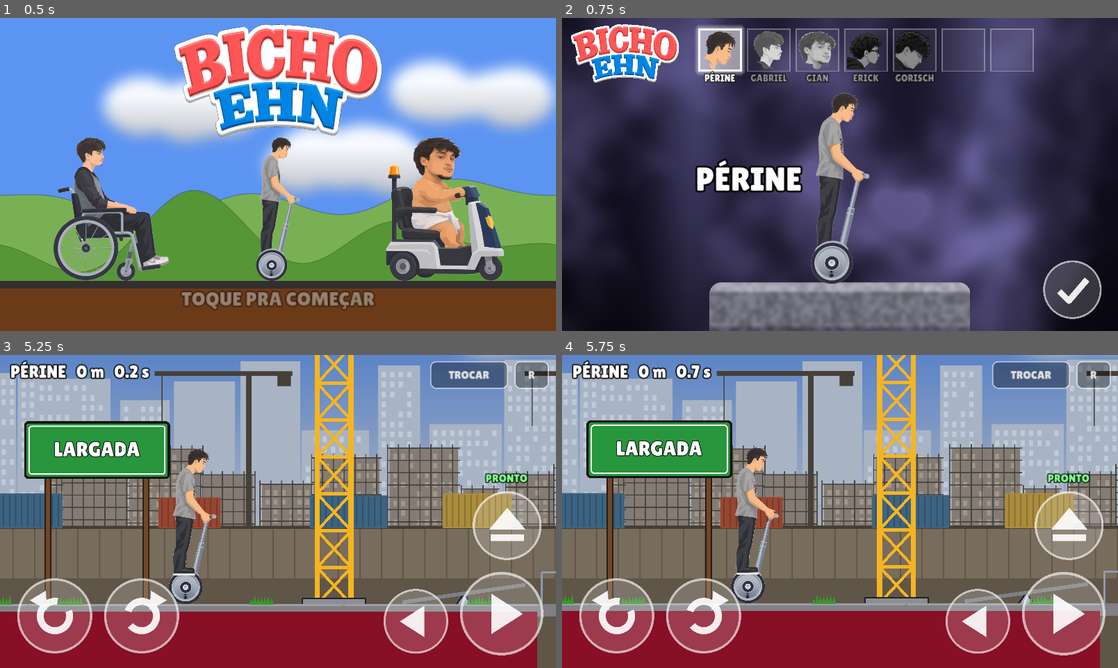
Above: before the commit, frames 1-4 (two rows, left to right).
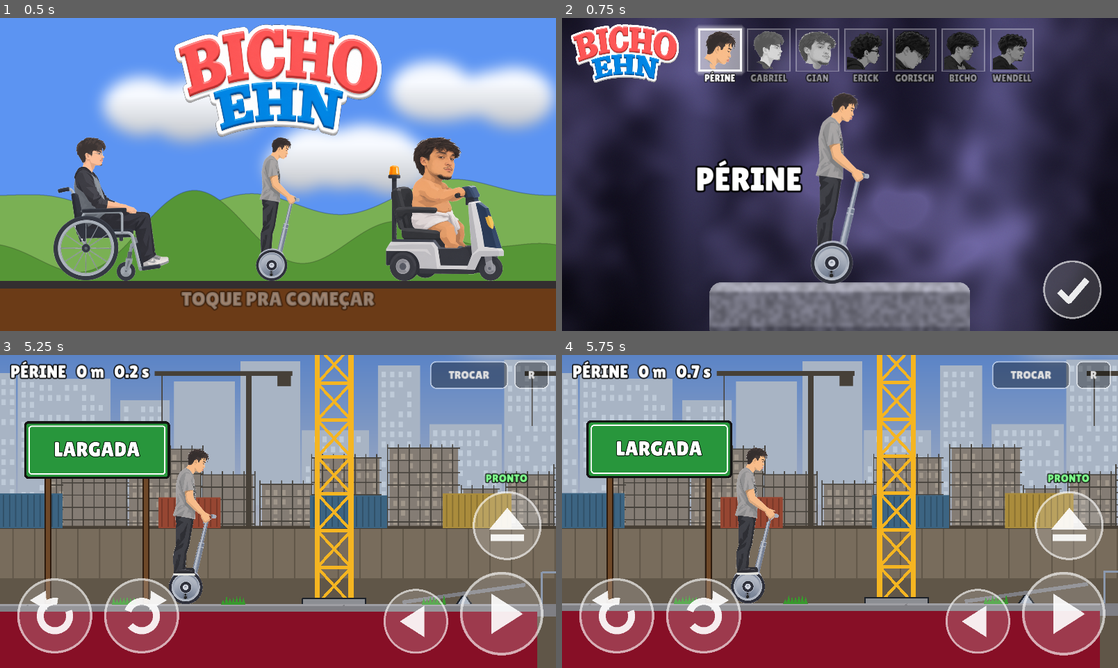
Above: after the commit, the same moments.

Repository: site-oficial-br-y/variant.agencia
Game: Godot game, scene res://levels/Abertura.tscn
Same seed, same stepped clock (60 frames per second), same inputs: the game is played once before the commit and once after it.
Inputs (mouse positions are in pixels of both pictures, inside the frame that each line leads up to):
- Up to frame 1 (0.5 s): no input
- Up to frame 2 (0.75 s): tap Enter at 0.5 s; move the mouse to (962, 158) at 0.52 s; hold D from 0.53 s (still down); tap C (bomba) at 0.6 s; click (962, 158) at 0.67 s
- Up to frame 3 (5.25 s): tap Space (eject) at 0.8 s; release D at 1.25 s; click (511, 627) at 1.25 s; click "FASE 1" at 2 s; click "R" at 2.75 s; click "TROCAR" at 3.5 s; click (511, 627) at 4.25 s; click "FASE 2" at 5 s
- Up to frame 4 (5.75 s): no input

Frame 1 is identical in both runs. In frame 2, 1.3% of the frame differs, in the area x 68-85%, y 4-21%; in frame 3, 0.4%; in frame 4, 0.4%.

Commit message:
Bicho Ehn: Bicho (carrinho) e Wendell (bike), baloes e estrela, fases mais enxutas
- Bicho: foto inteira enquanto montado, carrinho sozinho quando cai; frutas soltas
  no cesto; especial: 3 baloes, plana 10 s e estouram (som provisorio)
- Wendell: idem com a bike; especial: estrela, 10 s imortal piscando colorido
- Trampolim joga num patamar comprido (Erick morria no muro)
- Drone mais lento, pavio menor, explosao menor
- Fases: um voo + subida gigante a menos por volta, pouso menor, retas vazias menores

Co-Authored-By: Claude Opus 5.5 <noreply@anthropic.com>
Claude-Session: https://claude.ai/code/session_014hX2KsBke7Sq6MsZDXhCCQ

Diff:
--- a/jogo-godot/actors/Player.gd
+++ b/jogo-godot/actors/Player.gd
@@ -44,6 +44,10 @@
 var v_roda_ant := Vector2.ZERO
 var montado := true
 var massa_total := 1.0
+var foto: Sprite2D
+var imortal_t := 0.0
+var _baloes_t := 0.0
+var _baloes: Node2D
 var membros: Dictionary = {}            # corpo -> Node2D articulado (montado: animado por molas)
 var _mola: Dictionary = {}              # corpo -> [ângulo, velocidade]
 var _v_chassi_ant := Vector2.ZERO
@@ -225,6 +229,17 @@
 	sensor.collision_layer = 0
 	sensor.collision_mask = 0b10001           # mundo + perigo pesado (bola de demolição)
 	_montar_membros()
+	if D.has("montado_img"):                 # usa a foto inteira enquanto está montado
+		foto = Sprite2D.new()
+		foto.texture = load("res://assets/%s/%s.png" % [personagem, D["montado_img"]])
+		foto.position = Vector2(D["src_w"], D["src_h"]) / 2.0 - origem
+		foto.z_index = 5
+		chassi.add_child(foto)
+		boneco.visible = false
+		for k in _pecas_do("chassi"):
+			for c in chassi.get_children():
+				if c is Sprite2D and c != foto:
+					c.visible = false
 	for corpo in D["piloto"]:
 		var cs := _forma_cs(corpo, origem)
 		cs.set_meta("corpo", corpo)
@@ -234,6 +249,8 @@
 	chassi.add_child(sensor)
 	sensor_piloto = sensor
 	sensor.body_shape_entered.connect(_on_corpo_bateu)
+	if D["chassi"].get("cesto", false):
+		_encher_cesto.call_deferred()
 	montado = true
 
 ## piloto montado em articulações: tronco gira no quadril, os outros nas juntas do
@@ -408,6 +425,33 @@
 			if apertou and recarga <= 0.0:
 				_usar(2.5)
 				_lancar_bomba()
+		"baloes":                          # Bicho: 3 balões nas costas, plana 10 s e estouram
+			if apertou and recarga <= 0.0 and _baloes_t <= 0.0:
+				_usar(20.0)
+				_baloes_t = 10.0
+				_criar_baloes()
+				Audio.tocar("baloes", 1.0, 0.0)
+			if _baloes_t > 0.0:
+				_baloes_t -= delta
+				for rb in [chassi] + rodas:
+					var c := rb as RigidBody2D
+					c.apply_central_force(Vector2(0, -980.0 * 0.92) * c.mass)
+					if c.linear_velocity.y > 220.0:
+						c.linear_velocity.y = lerpf(c.linear_velocity.y, 220.0, 0.15)
+				chassi.apply_torque(inercia_chassi * (-chassi.rotation * 20.0 - chassi.angular_velocity * 6.0))
+				if _baloes_t <= 0.0:
+					_estourar_baloes()
+		"estrela":                         # Wendell: 10 s imortal piscando colorido
+			if apertou and recarga <= 0.0 and imortal_t <= 0.0:
+				_usar(25.0)
+				imortal_t = 10.0
+				Audio.tocar("checkpoint", 1.0)
+			if imortal_t > 0.0:
+				imortal_t -= delta
+				var cor := Color.from_hsv(fmod(Time.get_ticks_msec() / 400.0, 1.0), 0.6, 1.0)
+				chassi.modulate = cor if imortal_t > 0.0 else Color.WHITE
+				for r in rodas:
+					(r as Node2D).modulate = chassi.modulate
 		"pulo_duplo":                       # Erick: pula no chão e pula de novo no ar
 			var no_chao := _no_chao()
 			if no_chao and _espera_chao <= 0.0:
@@ -438,6 +482,98 @@
 			recarga_bomba = 2.5
 			_lancar_bomba()
 
+## Bicho: compras soltas no carrinho (maçãs, bananas, laranja): caem quando ele anda torto
+func _encher_cesto() -> void:
+	var itens := [["maca", 55.0, Color(0.85, 0.1, 0.12)], ["maca", 55.0, Color(0.3, 0.75, 0.2)],
+		["banana", 0.0, Color(0.98, 0.85, 0.2)], ["laranja", 60.0, Color(1.0, 0.55, 0.1)],
+		["maca", 50.0, Color(0.85, 0.1, 0.12)], ["banana", 0.0, Color(0.98, 0.85, 0.2)]]
+	for i in itens.size():
+		var it: Array = itens[i]
+		var f := RigidBody2D.new()
+		f.mass = 0.15
+		f.collision_layer = 0b1000
+		f.collision_mask = 0b1011
+		var mat := PhysicsMaterial.new()
+		mat.bounce = 0.3
+		mat.friction = 0.7
+		f.physics_material_override = mat
+		var cs := CollisionShape2D.new()
+		var vis := Polygon2D.new()
+		var pts := PackedVector2Array()
+		if it[0] == "banana":
+			var cap := CapsuleShape2D.new()
+			cap.radius = 26.0
+			cap.height = 150.0
+			cs.shape = cap
+			cs.rotation = PI / 2.0
+			for k in 13:
+				var a := lerpf(-1.1, 1.1, k / 12.0)
+				pts.append(Vector2(sin(a) * 80.0, -cos(a) * 30.0 + 20.0))
+			for k in 13:
+				var a := lerpf(1.1, -1.1, k / 12.0)
+				pts.append(Vector2(sin(a) * 70.0, -cos(a) * 10.0 + 20.0))
+		else:
+			var c := CircleShape2D.new()
+			c.radius = it[1]
+			cs.shape = c
+			for k in 18:
+				pts.append(Vector2(it[1], 0).rotated(TAU * k / 18.0))
+		vis.polygon = pts
+		vis.color = it[2]
+		f.add_child(cs)
+		f.add_child(vis)
+		var borda := Line2D.new()
+		borda.points = pts + PackedVector2Array([pts[0]])
+		borda.width = 6.0
+		borda.default_color = (it[2] as Color).darkened(0.5)
+		f.add_child(borda)
+		if it[0] != "banana":
+			var cab := Line2D.new()
+			cab.points = PackedVector2Array([Vector2(0, -it[1]), Vector2(8, -it[1] - 22)])
+			cab.width = 7.0
+			cab.default_color = Color(0.35, 0.22, 0.1)
+			f.add_child(cab)
+		f.z_index = 4
+		get_parent().add_child(f)
+		f.global_position = arte_para_mundo(Vector2(520 + i * 95, 760 - (i % 2) * 60))
+
+func _criar_baloes() -> void:
+	_baloes = Node2D.new()
+	_baloes.z_index = -1
+	chassi.add_child(_baloes)
+	var topo := Vector2(-150, -650)
+	var cores := [Color(0.95, 0.2, 0.25), Color(0.25, 0.6, 1.0), Color(1.0, 0.85, 0.2)]
+	for i in 3:
+		var centro := topo + Vector2(-180 + i * 180, -700 - (i % 2) * 140)
+		var fio := Line2D.new()
+		fio.points = PackedVector2Array([topo, centro + Vector2(0, 150)])
+		fio.width = 6.0
+		fio.default_color = Color(0.9, 0.9, 0.9)
+		_baloes.add_child(fio)
+		var b := Polygon2D.new()
+		var pts := PackedVector2Array()
+		for k in 24:
+			var v := Vector2(115, 0).rotated(TAU * k / 24.0)
+			pts.append(centro + Vector2(v.x, v.y * 1.25))
+		b.polygon = pts
+		b.color = cores[i]
+		_baloes.add_child(b)
+		var brilho := Polygon2D.new()
+		var bp := PackedVector2Array()
+		for k in 12:
+			bp.append(centro + Vector2(-40, -55) + Vector2(22, 0).rotated(TAU * k / 12.0) * Vector2(1, 1.6))
+		brilho.polygon = bp
+		brilho.color = Color(1, 1, 1, 0.55)
+		_baloes.add_child(brilho)
+
+func _estourar_baloes() -> void:
+	_baloes_t = 0.0
+	if not is_instance_valid(_baloes):
+		return
+	Audio.tocar("impacto_leve", 1.0)
+	_baloes.queue_free()
+	_baloes = null
+
 func _usar(tempo: float) -> void:
 	recarga = tempo
 	recarga_total = tempo
@@ -450,6 +586,10 @@
 		return 1.0
 	if habilidade == "pulo_duplo":
 		return 1.0 if pulos > 0 else 0.0
+	if habilidade == "baloes" and _baloes_t > 0.0:
+		return 1.0
+	if habilidade == "estrela" and imortal_t > 0.0:
+		return 1.0
 	return 1.0 - recarga / maxf(recarga_total, 0.001)
 
 func _lancar_bomba() -> void:
@@ -578,7 +718,7 @@
 	return c / (3.0 * area)
 
 func _on_corpo_bateu(_rid: RID, body: Node, _forma_outro: int, forma: int) -> void:
-	if not montado:
+	if not montado or imortal_t > 0.0:
 		return
 	var corpo := "tronco"
 	var dono := sensor_piloto.shape_find_owner(forma)
@@ -672,7 +812,7 @@
 ## explosão por perto: montado, machuca os membros (ou derruba se for colado);
 ## caído, arranca ou estoura as partes mais próximas
 func explosao(pos: Vector2, raio: float) -> void:
-	if not is_instance_valid(chassi):
+	if not is_instance_valid(chassi) or (montado and imortal_t > 0.0):
 		return
 	if montado:                    # o empurrão é físico (Pecas._empurrar); aqui só machuca os membros
 		for c in MEMBROS:
@@ -743,6 +883,8 @@
 		Audio.tocar("impacto_leve" if dv < 2000.0 else "impacto_forte", dv / 3000.0)
 		bateu_chao.emit(roda_motriz.global_position + Vector2(0, (roda_motriz.get_child(0).shape as CircleShape2D).radius), dv / 2000.0)
 	var tomba := deg_to_rad(65.0 if mono else (78.0 if equilibra else 115.0))
+	if imortal_t > 0.0:
+		return
 	if dv > limiar_queda_montado or absf(chassi.rotation) > tomba \
 			or chassi.global_position.y > (fundo_y if fundo_y < INF else chao_y + 900.0):
 		soltar_ragdoll(_vel(), false)
@@ -764,6 +906,14 @@
 	if not montado:
 		return
 	montado = false
+	if is_instance_valid(_baloes):
+		_estourar_baloes()
+	if is_instance_valid(foto):              # caiu: some a foto, aparece o veículo sozinho e o boneco
+		foto.queue_free()
+		boneco.visible = true
+		for c in chassi.get_children():
+			if c is Sprite2D:
+				c.visible = true
 	for c in membros:                              # volta à pose da arte antes de virar ragdoll
 		(membros[c] as Node2D).rotation = 0.0
 	Audio.motor(false)
--- /dev/null
+++ b/jogo-godot/assets/bicho/parts.json
@@ -0,0 +1,263 @@
+{
+ "nome": "bicho",
+ "src_w": 1312,
+ "src_h": 1199,
+ "ordem": [
+  "roda1",
+  "roda0",
+  "tronco",
+  "coxa",
+  "canela",
+  "veiculo",
+  "braco",
+  "cabeca"
+ ],
+ "pecas": {
+  "cabeca": {
+   "x": 423,
+   "y": 35,
+   "w": 289,
+   "h": 366
+  },
+  "braco": {
+   "x": 650,
+   "y": 360,
+   "w": 361,
+   "h": 201
+  },
+  "canela": {
+   "x": 790,
+   "y": 400,
+   "w": 388,
+   "h": 416
+  },
+  "coxa": {
+   "x": 470,
+   "y": 400,
+   "w": 401,
+   "h": 401
+  },
+  "tronco": {
+   "x": 330,
+   "y": 230,
+   "w": 384,
+   "h": 561
+  },
+  "roda0": {
+   "x": 133,
+   "y": 1030,
+   "w": 122,
+   "h": 125
+  },
+  "roda1": {
+   "x": 1003,
+   "y": 1048,
+   "w": 125,
+   "h": 124
+  },
+  "veiculo": {
+   "x": 78,
+   "y": 331,
+   "w": 1126,
+   "h": 849
+  }
+ },
+ "corpo_de": {
+  "veiculo": "chassi",
+  "cabeca": "cabeca",
+  "tronco": "tronco",
+  "braco": "braco",
+  "coxa": "coxa",
+  "canela": "canela",
+  "roda0": "roda0",
+  "roda1": "roda1"
+ },
+ "piloto": [
+  "tronco",
+  "cabeca",
+  "braco",
+  "coxa",
+  "canela"
+ ],
+ "rodas": [
+  {
+   "corpo": "roda0",
+   "c": [
+    192.0,
+    1092.0
+   ],
+   "r": 62,
+   "massa": 1.0,
+   "motriz": true
+  },
+  {
+   "corpo": "roda1",
+   "c": [
+    1065.0,
+    1110.0
+   ],
+   "r": 62,
+   "massa": 1.0,
+   "motriz": false
+  }
+ ],
+ "chassi": {
+  "massa": 7.0,
+  "auto_equilibrio": false,
+  "vmax": 800.0,
+  "forca": 0.0,
+  "cesto": true,
+  "poly": [
+   [
+    150,
+    840
+   ],
+   [
+    1160,
+    820
+   ],
+   [
+    1140,
+    1010
+   ],
+   [
+    230,
+    1010
+   ]
+  ],
+  "paredes": [
+   [
+    [
+     165,
+     420
+    ],
+    [
+     180,
+     845
+    ]
+   ],
+   [
+    [
+     1165,
+     470
+    ],
+    [
+     1150,
+     830
+    ]
+   ]
+  ]
+ },
+ "corpos": {
+  "cabeca": {
+   "massa": 0.9,
+   "forma": [
+    "circ",
+    [
+     580,
+     190
+    ],
+    135
+   ]
+  },
+  "tronco": {
+   "massa": 2.2,
+   "forma": [
+    "caps",
+    [
+     430,
+     360
+    ],
+    [
+     440,
+     720
+    ],
+    120
+   ]
+  },
+  "braco": {
+   "massa": 0.5,
+   "forma": [
+    "caps",
+    [
+     700,
+     390
+    ],
+    [
+     960,
+     470
+    ],
+    45
+   ]
+  },
+  "coxa": {
+   "massa": 1.1,
+   "forma": [
+    "caps",
+    [
+     560,
+     720
+    ],
+    [
+     820,
+     470
+    ],
+    80
+   ]
+  },
+  "canela": {
+   "massa": 1.0,
+   "forma": [
+    "caps",
+    [
+     850,
+     480
+    ],
+    [
+     1040,
+     760
+    ],
+    70
+   ]
+  }
+ },
+ "juntas": [
+  {
+   "a": "tronco",
+   "b": "cabeca",
+   "p": [
+    560,
+    340
+   ],
+   "lim": 40
+  },
+  {
+   "a": "tronco",
+   "b": "braco",
+   "p": [
+    690,
+    380
+   ],
+   "lim": 80
+  },
+  {
+   "a": "tronco",
+   "b": "coxa",
+   "p": [
+    520,
+    730
+   ],
+   "lim": 70
+  },
+  {
+   "a": "coxa",
+   "b": "canela",
+   "p": [
+    830,
+    440
+   ],
+   "lim": 75
+  }
+ ],
+ "montado_img": "montado"
+}
--- /dev/null
+++ b/jogo-godot/assets/wendell/parts.json
@@ -0,0 +1,268 @@
+{
+ "nome": "wendell",
+ "src_w": 1312,
+ "src_h": 1199,
+ "ordem": [
+  "roda1",
+  "roda0",
+  "pe2",
+  "veiculo",
+  "tronco",
+  "coxa",
+  "canela",
+  "braco",
+  "cabeca"
+ ],
+ "pecas": {
+  "cabeca": {
+   "x": 503,
+   "y": 39,
+   "w": 201,
+   "h": 200
+  },
+  "braco": {
+   "x": 560,
+   "y": 300,
+   "w": 339,
+   "h": 178
+  },
+  "canela": {
+   "x": 520,
+   "y": 601,
+   "w": 206,
+   "h": 300
+  },
+  "pe2": {
+   "x": 545,
+   "y": 962,
+   "w": 106,
+   "h": 75
+  },
+  "coxa": {
+   "x": 350,
+   "y": 462,
+   "w": 377,
+   "h": 189
+  },
+  "tronco": {
+   "x": 336,
+   "y": 190,
+   "w": 360,
+   "h": 363
+  },
+  "roda0": {
+   "x": 87,
+   "y": 762,
+   "w": 361,
+   "h": 361
+  },
+  "roda1": {
+   "x": 853,
+   "y": 753,
+   "w": 361,
+   "h": 361
+  },
+  "veiculo": {
+   "x": 52,
+   "y": 409,
+   "w": 1188,
+   "h": 725
+  }
+ },
+ "corpo_de": {
+  "veiculo": "chassi",
+  "cabeca": "cabeca",
+  "tronco": "tronco",
+  "braco": "braco",
+  "coxa": "coxa",
+  "canela": "canela",
+  "pe2": "canela",
+  "roda0": "roda0",
+  "roda1": "roda1"
+ },
+ "piloto": [
+  "tronco",
+  "cabeca",
+  "braco",
+  "coxa",
+  "canela"
+ ],
+ "rodas": [
+  {
+   "corpo": "roda0",
+   "c": [
+    267.0,
+    942.0
+   ],
+   "r": 180,
+   "massa": 2.0,
+   "motriz": true
+  },
+  {
+   "corpo": "roda1",
+   "c": [
+    1033.0,
+    933.0
+   ],
+   "r": 180,
+   "massa": 1.6,
+   "motriz": false
+  }
+ ],
+ "chassi": {
+  "massa": 8.0,
+  "auto_equilibrio": false,
+  "vmax": 860.0,
+  "forca": 0.0,
+  "poly": [
+   [
+    150,
+    690
+   ],
+   [
+    440,
+    690
+   ],
+   [
+    700,
+    640
+   ],
+   [
+    880,
+    430
+   ],
+   [
+    960,
+    450
+   ],
+   [
+    1000,
+    700
+   ],
+   [
+    1020,
+    930
+   ],
+   [
+    700,
+    960
+   ],
+   [
+    267,
+    942
+   ]
+  ]
+ },
+ "corpos": {
+  "cabeca": {
+   "massa": 0.9,
+   "forma": [
+    "circ",
+    [
+     600,
+     140
+    ],
+    100
+   ]
+  },
+  "tronco": {
+   "massa": 2.2,
+   "forma": [
+    "caps",
+    [
+     470,
+     300
+    ],
+    [
+     440,
+     520
+    ],
+    115
+   ]
+  },
+  "braco": {
+   "massa": 0.5,
+   "forma": [
+    "caps",
+    [
+     600,
+     340
+    ],
+    [
+     880,
+     440
+    ],
+    40
+   ]
+  },
+  "coxa": {
+   "massa": 1.1,
+   "forma": [
+    "caps",
+    [
+     430,
+     560
+    ],
+    [
+     680,
+     590
+    ],
+    75
+   ]
+  },
+  "canela": {
+   "massa": 1.0,
+   "forma": [
+    "caps",
+    [
+     660,
+     620
+    ],
+    [
+     620,
+     830
+    ],
+    60
+   ]
+  }
+ },
+ "juntas": [
+  {
+   "a": "tronco",
+   "b": "cabeca",
+   "p": [
+    585,
+    225
+   ],
+   "lim": 40
+  },
+  {
+   "a": "tronco",
+   "b": "braco",
+   "p": [
+    585,
+    320
+   ],
+   "lim": 80
+  },
+  {
+   "a": "tronco",
+   "b": "coxa",
+   "p": [
+    440,
+    560
+   ],
+   "lim": 70
+  },
+  {
+   "a": "coxa",
+   "b": "canela",
+   "p": [
+    690,
+    600
+   ],
+   "lim": 75
+  }
+ ],
+ "montado_img": "montado"
+}
--- a/jogo-godot/autoload/Audio.gd
+++ b/jogo-godot/autoload/Audio.gd
@@ -3,7 +3,7 @@
 ## e o ronco do motor em loop, cujo tom acompanha a velocidade.
 
 const SONS := ["clique", "confirma", "impacto_leve", "impacto_forte", "osso", "splat",
-	"caixa", "metal", "checkpoint", "vitoria", "morte", "pulo", "turbo"]
+	"caixa", "metal", "checkpoint", "vitoria", "morte", "pulo", "turbo", "baloes"]
 const VOZES := 10
 
 var _streams: Dictionary = {}
--- a/jogo-godot/autoload/Game.gd
+++ b/jogo-godot/autoload/Game.gd
@@ -9,10 +9,10 @@
 var personagem: String = "segway"
 var fase: int = 1
 const FASES := ["FASE 1", "FASE 2", "FASE 3"]
-const NOMES := {"segway": "PÉRINE", "cadeira": "GABRIEL", "scooter": "GIAN", "monociclo": "ERICK", "gamer": "GORISCH"}
+const NOMES := {"segway": "PÉRINE", "cadeira": "GABRIEL", "scooter": "GIAN", "monociclo": "ERICK", "gamer": "GORISCH", "bicho": "BICHO", "wendell": "WENDELL"}
 ## habilidade de cada um (botão especial), sempre com limite de uso
 const CHECKPOINTS := false              # sem checkpoint: morreu, volta pro começo da fase
-const HABILIDADES := {"segway": "salto", "cadeira": "turbo", "scooter": "turbo", "monociclo": "pulo_duplo", "gamer": "turbo"}
+const HABILIDADES := {"segway": "salto", "cadeira": "turbo", "scooter": "turbo", "monociclo": "pulo_duplo", "gamer": "turbo", "bicho": "baloes", "wendell": "estrela"}
 const TURBO_INFINITO := ["cadeira"]       # Gabriel: turbo sem combustível
 const BOMBA_EXTRA := ["scooter"]          # Gian: turbo + bomba num segundo botão
 const RITMO := 3.0                   # mundo 3x mais rápido: queda pesada e ritmo de Happy Wheels
--- a/jogo-godot/levels/Main.gd
+++ b/jogo-godot/levels/Main.gd
@@ -390,7 +390,7 @@
 ## voo: rampinha de 15°, vão com perigo (espinhos, água ou serras) e pouso numa
 ## descida longa de 26° — aterrissa de 900 a 3300 px/s sempre ~25° de ângulo
 ## (calculado; ver level-design §8). Depois do pouso, curva e reta.
-const POUSO := 15000.0                              # pista de pouso: pega de 900 a 3300 px/s
+const POUSO := 9500.0                               # pista de pouso: pega de 900 a ~2400 px/s
 
 func _t_voo(p: Vector2, perigo := "espinhos") -> Vector2:
 	pecas.pista_elevada(PackedVector2Array([p - Vector2(60, 0), p + Vector2(200, 0), p + Vector2(500, -30),
@@ -486,10 +486,12 @@
 
 ## trampolim antes de um muro: a mola joga por cima
 func _t_trampolim(p: Vector2) -> Vector2:
+	# a mola joga pra cima de um patamar comprido (pousa fácil, qualquer veículo) e desce por rampa
 	_t_plano(p, 1700, false)
-	mec.trampolim(p + Vector2(950, 0), 1650.0)
-	pecas.terreno(PackedVector2Array([p + Vector2(1700, -900), p + Vector2(2300, -900)]), p.y + 2600.0)
-	return _t_plano(p + Vector2(2300, 0), 5200, false)
+	mec.trampolim(p + Vector2(950, 0), 1650.0, 750.0)
+	pecas.terreno(PackedVector2Array([p + Vector2(1700, -650), p + Vector2(4600, -650), p + Vector2(6200, 0),
+		p + Vector2(6500, 0)]), p.y + 2600.0)
+	return p + Vector2(6500, 0)
 
 ## painel de aceleração na reta antes de um voo: salto bem mais longo
 func _t_turbo_salto(p: Vector2) -> Vector2:
@@ -599,16 +601,14 @@
 		p = _t_gangorra(p)
 		p = _t_vigas(p)
 		p = _t_tnt(p)
-		p = _t_plano(p, 1000)
+		p = _t_plano(p, 500)
 		p = _t_voo(p, "espinhos")
 		p = _t_mega(p, qv * 3.0, -qv)
 		_cp(c, p)
 		p = _t_prensa(p)
 		p = _t_ondas(p)
 		p = _t_ponte(p, 2300, 250)
-		p = _t_plano(p, 1000)
-		p = _t_voo(p, "serras")
-		p = _t_mega(p, qv * 3.0, -qv - 250.0)
+		p = _t_ladeira(p, 1500, -250)
 	_cp(c, p)
 	p = _t_passarela(p)
 	p = _t_plano(p, 1000)
@@ -635,23 +635,20 @@
 		_cp(c, p)
 		p = _t_prensa(p)
 		p = _t_predio(p)
-		p = _t_plano(p, 1500)
+		p = _t_plano(p, 600)
 		p = _t_voo(p, "espinhos")
 		p = _t_mega(p, qv * 3.0, -qv)
 		_cp(c, p)
 		p = _t_bola(p)
 		p = _t_passarela(p)
 		p = _t_tabuas(p, 1400)
-		p = _t_plano(p, 1000)
+		p = _t_plano(p, 500)
 		p = _t_voo(p, "serras")
 		p = _t_mega(p, qv * 3.0, -qv)
 		_cp(c, p)
 		p = _t_vigas(p)
 		p = _t_tnt(p)
 		p = _t_gangorra(p)
-		p = _t_plano(p, 1000)
-		p = _t_voo(p, "agua")
-		p = _t_mega(p, qv * 3.0, -qv)
 	_cp(c, p)
 	p = _t_prensa(p)
 	p = _t_plano(p, 1500)
@@ -674,14 +671,13 @@
 		p = _t_mega(p, 16000.0, -(4 + volta) * ANDAR)  # sobe de volta o que desceu no prédio
 		p = _t_ponte(p, 1900, -150)
 		p = _t_tnt(p)
-		p = _t_plano(p, 1000)
+		p = _t_plano(p, 500)
 		p = _t_voo(p, "espinhos")
 		p = _t_mega(p, qv * 3.0, -qv + 150.0)
 		_cp(c, p)
 		p = _t_bola(p)
-		p = _t_plano(p, 800)
-		p = _t_voo(p, "agua")
-		p = _t_mega(p, qv * 3.0, -qv)
+		p = _t_lago(p)
+		p = _t_ladeira(p, 1500, -160)
 		_cp(c, p)
 		p = _t_ondas(p)
 		p = _t_plano(p, 800)
@@ -994,7 +990,7 @@
 		aviso.size = Vector2(v.x, 160)
 		aviso.position = Vector2(0, v.y * 0.06)
 
-const ICONES := {"pulo_duplo": "pula", "salto": "pula", "turbo": "turbo", "bomba": "bomba", "equilibrio": "equilibrio", "arpao": "arpao"}
+const ICONES := {"baloes": "baloes", "estrela": "estrela", "pulo_duplo": "pula", "salto": "pula", "turbo": "turbo", "bomba": "bomba", "equilibrio": "equilibrio", "arpao": "arpao"}
 
 func _toque_especial() -> TouchScreenButton:
 	_botao_especial = _toque(ICONES.get(Game.HABILIDADES.get(Game.personagem, "salto"), "pula"), Vector2.ZERO, 165, "especial")
@@ -1037,6 +1033,8 @@
 	mec.quebrar_perto(pos, raio)
 
 func _on_perigo(b: Node2D, motivo: String) -> void:
+	if is_instance_valid(player) and player.montado and player.imortal_t > 0.0 and motivo != "agua":
+		return                                   # Wendell com estrela: passa por tudo
 	if motivo == "espetos":
 		_espetar(b)
 		return
@@ -1204,6 +1202,29 @@
 					await _captura("hab_" + Game.personagem)
 			await _esperar(2.4)
 			print("[ESPECIAL] bomba: explosoes %d -> %d, recarga=%.1f" % [n0, _explosoes, player.recarga])
+		"baloes":
+			await _esperar(1.0)
+			Input.action_press("especial")
+			await get_tree().physics_frame
+			Input.action_release("especial")
+			var y0 := player.chassi.global_position.y
+			var antes := player._baloes_t
+			for k in 3:
+				await _esperar(1.0)
+			var tinha := is_instance_valid(player._baloes)
+			print("[ESPECIAL] baloes: ativou=%s, apos 3s ainda tem baloes=%s, subiu/desceu %.0f px, montado=%s" % [player._baloes_t > 0.0 or antes > 0.0, tinha, y0 - player.chassi.global_position.y, player.montado])
+			await _esperar(8.0)
+			print("[ESPECIAL] baloes depois de 10s: estouraram=%s" % (not is_instance_valid(player._baloes)))
+		"estrela":
+			Input.action_press("especial")
+			await get_tree().physics_frame
+			Input.action_release("especial")
+			await get_tree().physics_frame
+			var t0 := player.imortal_t
+			player.chassi.apply_central_impulse(Vector2(0, 6000) * player.chassi.mass)   # pancada forte: sem estrela derruba
+			await _esperar(1.0)
+			print("[ESPECIAL] estrela: imortal=%.1f s, depois da pancada montado=%s" % [t0, player.montado])
+			await _esperar(9.5)
 		"pulo_duplo":
 			await _esperar(1.0)
 			var y0 := player.chassi.global_position.y
--- a/jogo-godot/levels/Mecanicas.gd
+++ b/jogo-godot/levels/Mecanicas.gd
@@ -115,7 +115,7 @@
 	tw.tween_property(olho, "modulate:a", 0.2, 0.3)
 	tw.tween_property(olho, "modulate:a", 1.0, 0.3)
 	_vivos.append({"tipo": "drone", "no": n, "helice": helice, "olho": olho, "base": pos, "alcance": alcance,
-		"ativa": false, "pavio": 6.0, "vel": Vector2.ZERO, "bip": 0.0})
+		"ativa": false, "pavio": 4.5, "vel": Vector2.ZERO, "bip": 0.0})
 
 # ---------- serra no trilho ----------
 ## serra que sobe e desce num trilho vermelho: embaixo corta, em cima passa por baixo.
@@ -433,11 +433,11 @@
 			m["ativa"] = true
 		return
 	m["pavio"] -= dt
-	var desejo := (alvo + Vector2(0, -300) - n.global_position).normalized() * 1050.0
-	m["vel"] = (m["vel"] as Vector2).lerp(desejo, 2.2 * dt)
+	var desejo := (alvo + Vector2(0, -300) - n.global_position).normalized() * 680.0   # mais lento que o jogador embalado
+	m["vel"] = (m["vel"] as Vector2).lerp(desejo, 1.4 * dt)
 	n.global_position += (m["vel"] as Vector2) * dt
-	if n.global_position.distance_to(alvo) < 420.0 or m["pavio"] <= 0.0:
+	if n.global_position.distance_to(alvo) < 380.0 or m["pavio"] <= 0.0:
 		_vivos.erase(m)
 		var pos := n.global_position
 		n.queue_free()
-		explosao(pos, 1500.0, 1100.0)
+		explosao(pos, 1000.0, 750.0)
--- a/jogo-godot/levels/Menu.gd
+++ b/jogo-godot/levels/Menu.gd
@@ -2,7 +2,7 @@
 ## Seleção de personagem no estilo Happy Wheels: rostos em quadros no topo,
 ## o escolhido grande em cima da pedra, ✓ pra confirmar.
 
-const OPCOES := ["segway", "cadeira", "scooter", "monociclo", "gamer"]
+const OPCOES := ["segway", "cadeira", "scooter", "monociclo", "gamer", "bicho", "wendell"]
 const SLOTS := 7                    # quadros vazios = personagens que ainda vão vir
 
 var atual := 0
Not shown, added: jogo-godot/assets/audio/sfx/baloes.wav.import
Binary file added: jogo-godot/assets/bicho/braco.png
Not shown, added: jogo-godot/assets/bicho/braco.png.import
Binary file added: jogo-godot/assets/bicho/cabeca.png
Not shown, added: jogo-godot/assets/bicho/cabeca.png.import
Binary file added: jogo-godot/assets/bicho/canela.png
Not shown, added: jogo-godot/assets/bicho/canela.png.import
Binary file added: jogo-godot/assets/bicho/coxa.png
Not shown, added: jogo-godot/assets/bicho/coxa.png.import
Binary file added: jogo-godot/assets/bicho/montado.png
Not shown, added: jogo-godot/assets/bicho/montado.png.import
Binary file added: jogo-godot/assets/bicho/roda0.png
(and 55 more such lines)
